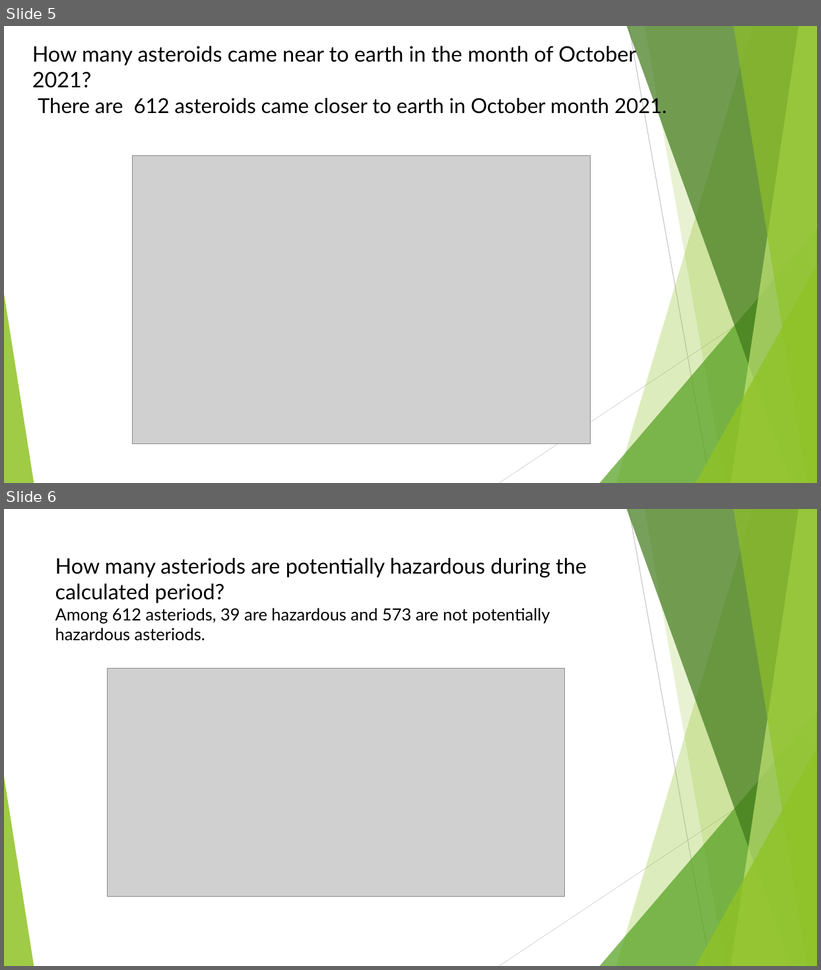
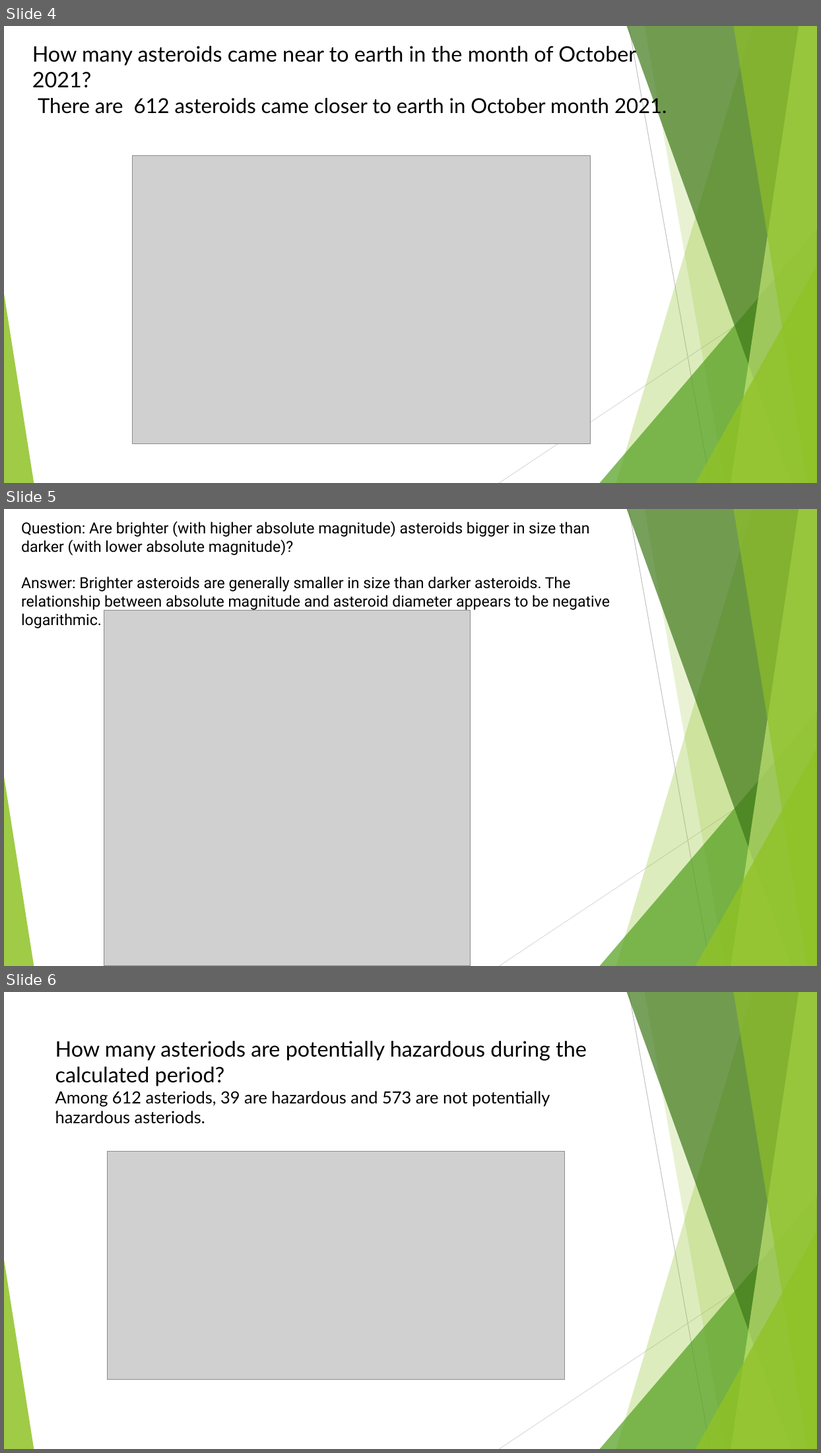
Before and after one commit to mangaioct6/Exploratory_project, a slide deck: ExploratoryProjectSlides.pptx. Shown one above the other, each under a label of ours: slides 5 and 6 before the commit, slides 4, 5 and 6 after it. The pictures are 821x970 and 821x1453 pixels, drawn with LibreOffice and Linux fonts; fonts in the diff are those of the drawing; grey boxes stand for pictures. Boxes give left, top, right and bottom in pixels: in the first picture for what was removed or moved away, otherwise in the second. Text is boxed around its words. In the diff, an @@ line names an element or a change of style, - is before the commit and + after.

```diff
--- a/ExploratoryProjectSlides.pptx
+++ b/ExploratoryProjectSlides.pptx
@@ slide 5 added at bbox=[4, 509, 817, 966], background #FFFFFF; not listed: 10 template elements that a slide beside it also shows @@
@@ text added at bbox=[21, 521, 610, 628], 18 pt, text #000000 @@
+Question: Are brighter (with higher absolute magnitude) asteroids bigger in size than darker (with lower absolute magnitude)?
+Answer: Brighter asteroids are generally smaller in size than darker asteroids. The relationship between absolute magnitude and asteroid diameter appears to be negative logarithmic.
@@ picture added at bbox=[104, 610, 471, 966] @@
@@ what was slide 5 is now slide 4 @@
```
Also in this commit, not shown: 1 other slide added, 2 slides removed.
